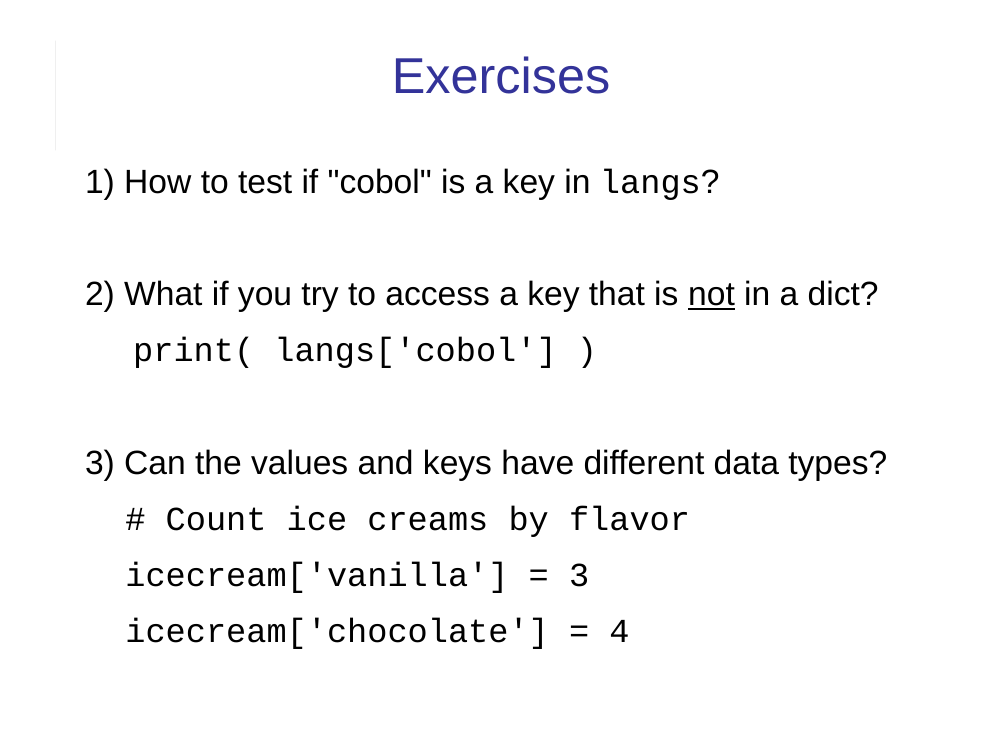
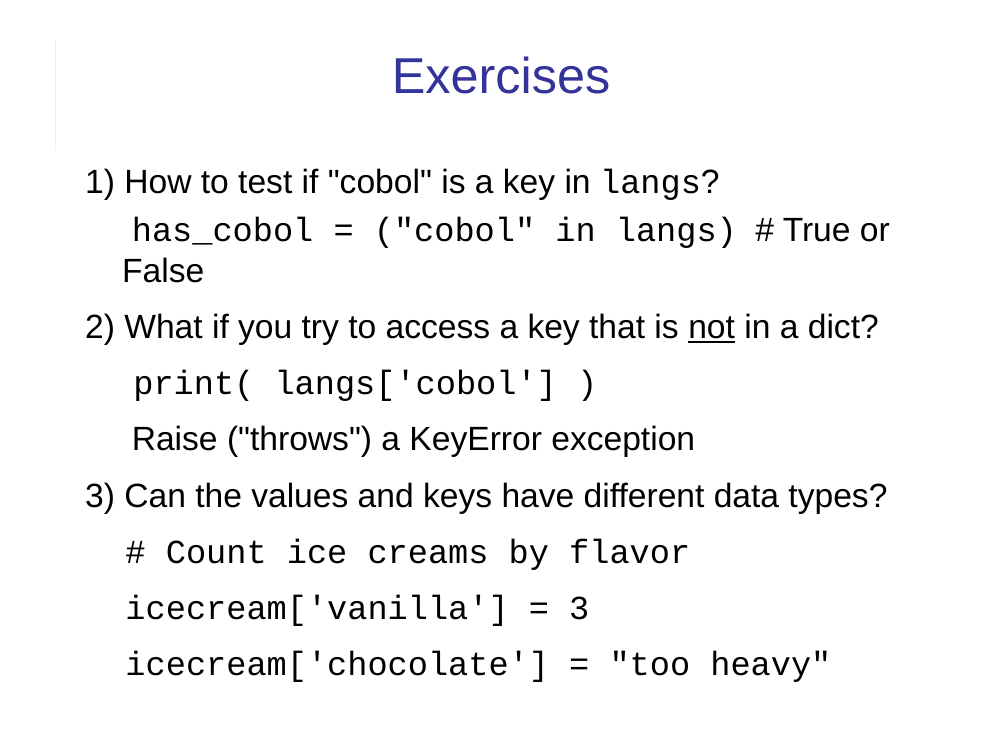
Before and after one commit to cpske/ISP, a slide deck: slide 6 of django/Django-review-1.ppt. Drawn at 1008x756 pixels with LibreOffice and Linux fonts; fonts in the diff are those of the drawing. Boxes give left, top, right and bottom in pixels: in the first picture for what was removed or moved away, otherwise in the second. Text is boxed around its words. In the diff, an @@ line names an element or a change of style, - is before the commit and + after.

```diff
--- a/django/Django-review-1.ppt
+++ b/django/Django-review-1.ppt
@@ text at bbox=[122, 217, 890, 283]: paragraph added @@
+has_cobol = ("cobol" in langs) # True or False
@@ text at bbox=[132, 425, 695, 457]: paragraph added @@
+Raise ("throws") a KeyError exception
@@ text at bbox=[125, 651, 831, 682]: text changed @@
-icecream['chocolate'] = 4
+icecream['chocolate'] = "too heavy"
```
Also in this commit, not shown: 18 other slides changed, 1 slide added, 1 other file.
